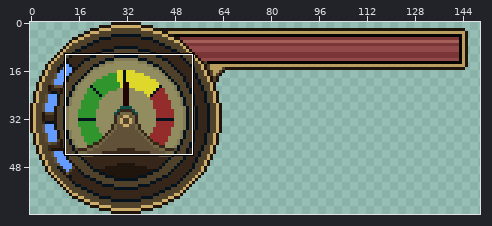
File history of a pixel-art file, Assets/Sprites/UI/Health Guage.aseprite. Above: a wide view before the commit, with the close-up outlined.
Close-up. Before the edit:
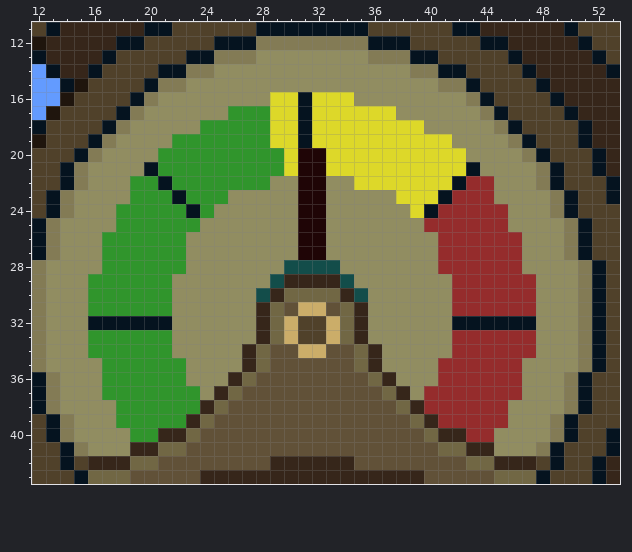
192x64 pixels, 1 frame. Colours within 5 levels of each other are drawn and written as one. Shown: x 12..53, y 11..43. The wide view leaves out empty margins.
Once edited:
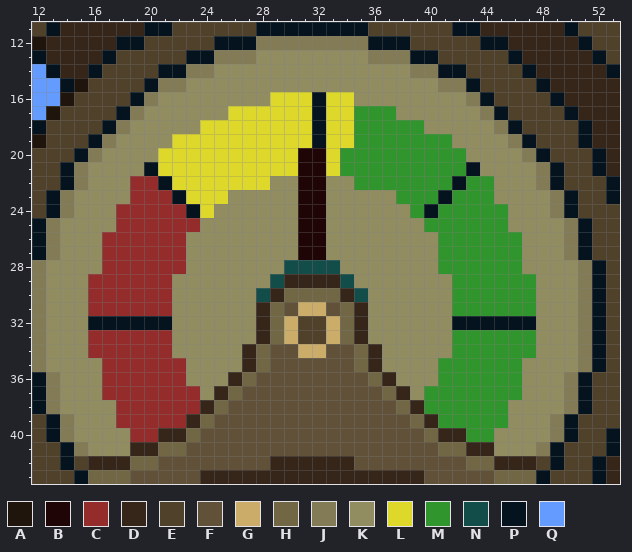
Palette (. is transparent): A #1f150d  B #1f0506  C #952c2c  D #36261a  E #50412a  F #615138  G #cbad69  H #716744  J #837b55  K #918d61  L #ddd829  M #30952c  N #134d4a  P #05131f  Q #639bff
From the commit log: Swapped Gauge Colors
From old to new:
--- layer "Guage"
@@ x 12..53 @@
 15 QQPAEEEEPJJKKKKKKKKKKKKKKKKKKJJPEEEEPDDDDD
-16 QQAEEEEPJKKKKKKKKLLPLLLKKKKKKKKJPEEEEPDDDD
-17 QAEEEEPJKKKKKKMMMLLPLLLLLLKKKKKKJPEEEEPDDD
-18 PEEEEPJKKKKKMMMMMLLPLLLLLLLLKKKKKJPEEEEPDD
-19 AEEEPJKKKKMMMMMMMLLPLLLLLLLLLLKKKKJPEEEPDD
-20 EEEPJKKKKMMMMMMMMMLBBLLLLLLLLLLKKKKJPEEEPD
-21 EEPJKKKKPMMMMMMMMMLBBLLLLLLLLLLPKKKKJPEEPD
-22 EEPJKKKMMPMMMMMMMKKBBKKLLLLLLLPCCKKKJPEEEP
-23 EPJKKKKMMMPMMMKKKKKBBKKKKKLLLPCCCKKKKJPEEP
-24 EPJKKKMMMMMPMKKKKKKBBKKKKKKLPCCCCCKKKJPEEE
-25 PJKKKKMMMMMMKKKKKKKBBKKKKKKKCCCCCCKKKKJPEE
-26 PJKKKMMMMMMKKKKKKKKBBKKKKKKKKCCCCCCKKKJPEE
-27 PJKKKMMMMMMKKKKKKKKBBKKKKKKKKCCCCCCKKKJPEE
-28 JKKKKMMMMMMKKKKKKKNNNNKKKKKKKCCCCCCKKKKJPE
-29 JKKKMMMMMMKKKKKKKNDDDDNKKKKKKKCCCCCCKKKJPE
-30 JKKKMMMMMMKKKKKKNDHHHHDNKKKKKKCCCCCCKKKJPE
-31 JKKKMMMMMMKKKKKKDHFGGFHDKKKKKKCCCCCCKKKJPE
+16 QQAEEEEPJKKKKKKKKLLLPLLKKKKKKKKJPEEEEPDDDD
+17 QAEEEEPJKKKKKKLLLLLLPLLMMMKKKKKKJPEEEEPDDD
+18 PEEEEPJKKKKKLLLLLLLLPLLMMMMMKKKKKJPEEEEPDD
+19 AEEEPJKKKKLLLLLLLLLLPLLMMMMMMMKKKKJPEEEPDD
+20 EEEPJKKKKLLLLLLLLLLBBLMMMMMMMMMKKKKJPEEEPD
+21 EEPJKKKKPLLLLLLLLLLBBLMMMMMMMMMPKKKKJPEEPD
+22 EEPJKKKCCPLLLLLLLKKBBKKMMMMMMMPMMKKKJPEEEP
+23 EPJKKKKCCCPLLLKKKKKBBKKKKKMMMPMMMKKKKJPEEP
+24 EPJKKKCCCCCPLKKKKKKBBKKKKKKMPMMMMMKKKJPEEE
+25 PJKKKKCCCCCCKKKKKKKBBKKKKKKKMMMMMMKKKKJPEE
+26 PJKKKCCCCCCKKKKKKKKBBKKKKKKKKMMMMMMKKKJPEE
+27 PJKKKCCCCCCKKKKKKKKBBKKKKKKKKMMMMMMKKKJPEE
+28 JKKKKCCCCCCKKKKKKKNNNNKKKKKKKMMMMMMKKKKJPE
+29 JKKKCCCCCCKKKKKKKNDDDDNKKKKKKKMMMMMMKKKJPE
+30 JKKKCCCCCCKKKKKKNDHHHHDNKKKKKKMMMMMMKKKJPE
+31 JKKKCCCCCCKKKKKKDHFGGFHDKKKKKKMMMMMMKKKJPE
 32 JKKKPPPPPPKKKKKKDHGEEGHDKKKKKKPPPPPPKKKJPE
-33 JKKKMMMMMMKKKKKKDHGEEGHDKKKKKKCCCCCCKKKJPE
-34 JKKKMMMMMMKKKKKDHFFGGFFHDKKKKKCCCCCCKKKJPE
-35 JKKKKMMMMMMKKKKDHFFFFFFHDKKKKCCCCCCKKKKJPE
-36 PJKKKMMMMMMKKKDHFFFFFFFFHDKKKCCCCCCKKKJPEE
-37 PJKKKMMMMMMMKDHFFFFFFFFFFHDKCCCCCCCKKKJPEE
-38 PJKKKKMMMMMMDHFFFFFFFFFFFFHDCCCCCCKKKKJPEE
-39 EPJKKKMMMMMDHFFFFFFFFFFFFFFHDCCCCCKKKJPEEE
-40 EPJKKKKMMDDHFFFFFFFFFFFFFFFFHDDCCKKKKJPEEP
+33 JKKKCCCCCCKKKKKKDHGEEGHDKKKKKKMMMMMMKKKJPE
+34 JKKKCCCCCCKKKKKDHFFGGFFHDKKKKKMMMMMMKKKJPE
+35 JKKKKCCCCCCKKKKDHFFFFFFHDKKKKMMMMMMKKKKJPE
+36 PJKKKCCCCCCKKKDHFFFFFFFFHDKKKMMMMMMKKKJPEE
+37 PJKKKCCCCCCCKDHFFFFFFFFFFHDKMMMMMMMKKKJPEE
+38 PJKKKKCCCCCCDHFFFFFFFFFFFFHDMMMMMMKKKKJPEE
+39 EPJKKKCCCCCDHFFFFFFFFFFFFFFHDMMMMMKKKJPEEE
+40 EPJKKKKCCDDHFFFFFFFFFFFFFFFFHDDMMKKKKJPEEP
 41 EEPJKKKDDHHFFFFFFFFFFFFFFFFFFHHDDKKKJPEEEP
